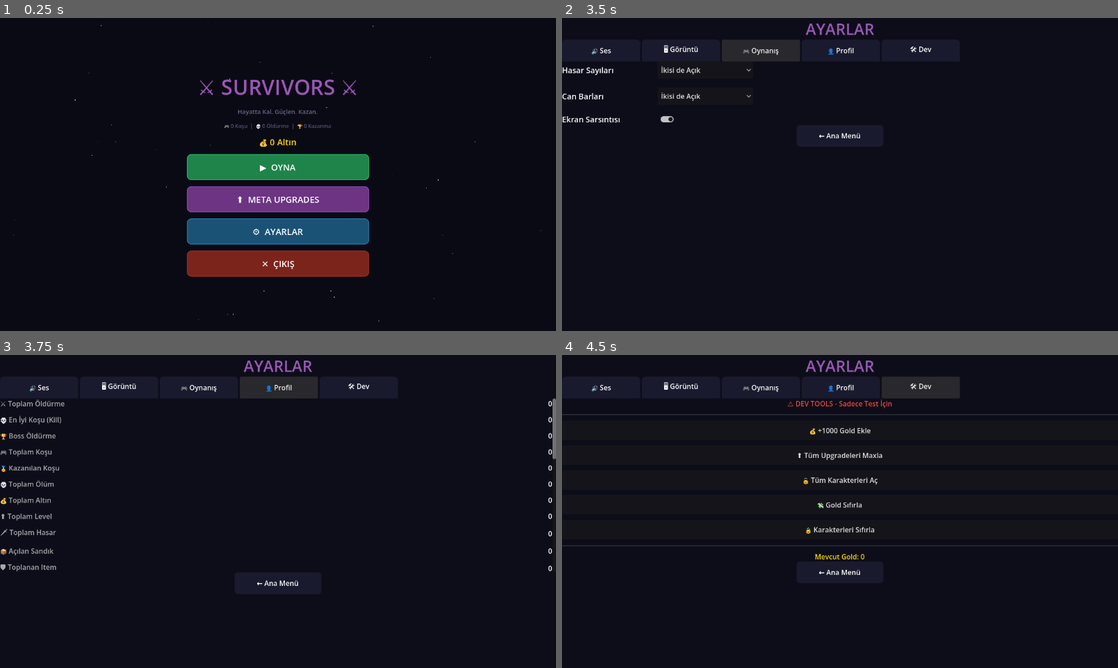
Above: before the commit, frames 1-4 (two rows, left to right).
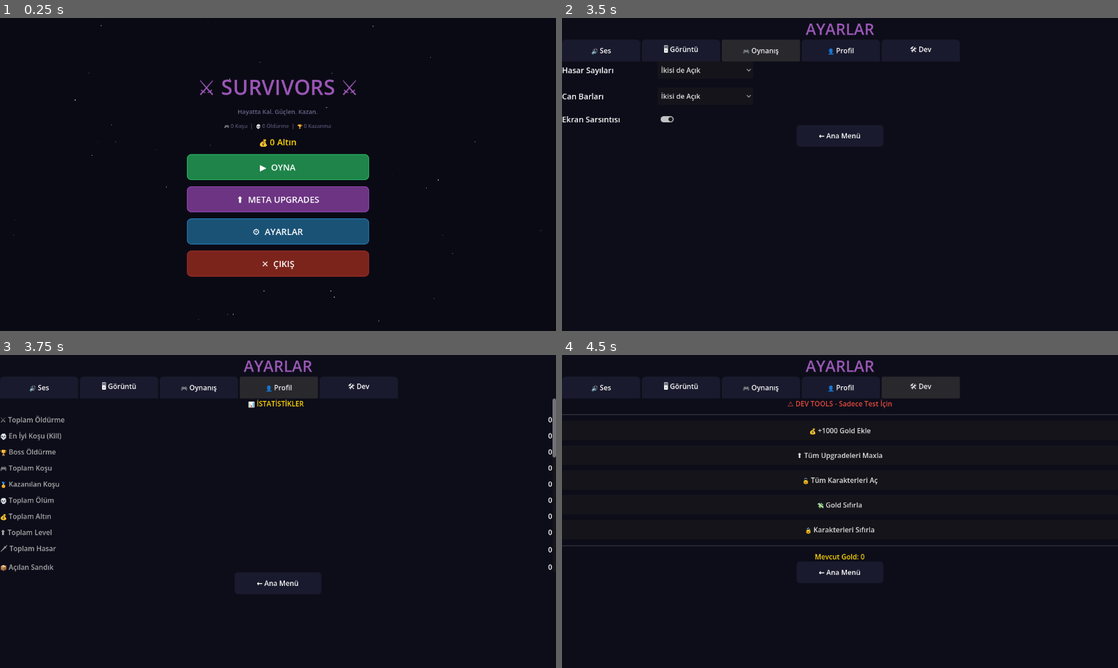
Above: after the commit, the same moments.

Repository: jegy911/survivors-clone
Game: Godot game, scene res://ui/main_menu.tscn
Two runs of this game, one before a commit and one after it. Both use one fixed random seed, a clock stepped at 60 frames per second and the inputs below. Sound files missing from this copy of the repository are replaced by a short silence.
Inputs:
- Up to frame 1 (0.25 s): no input
- Up to frame 2 (3.5 s): click "⚙ AYARLAR" at 0.5 s; click "🔊 Ses" at 1.25 s; click "🖥 Görüntü" at 2 s; click "🎮 Oynanış" at 2.75 s
- Up to frame 3 (3.75 s): click "👤 Profil" at 3.5 s
- Up to frame 4 (4.5 s): click "🛠 Dev" at 4.25 s

Frames 1-2 are identical in both runs. In frame 3, 1.4% of the frame differs, in the area x 0-100%, y 14-70%; in frame 4, nothing differs.

Commit message:
Update settings.gd

Diff:
--- a/ui/settings.gd
+++ b/ui/settings.gd
@@ -112,10 +112,8 @@
 	_add_slider(vbox, "Efekt Sesi", settings.get("sfx_volume", 1.0), func(val):
 		SaveManager.settings["sfx_volume"] = val
 		var bus = AudioServer.get_bus_index("SFX")
-		print("SFX slider changed: val=", val, " bus=", bus, " volume=", linear_to_db(val))
 		if bus >= 0:
 			AudioServer.set_bus_volume_db(bus, linear_to_db(val))
-			print("SFX bus volume after set: ", AudioServer.get_bus_volume_db(bus))
 		SaveManager.save_game()
 	)
 
@@ -301,6 +299,12 @@
 	vbox.add_theme_constant_override("separation", 14)
 	vbox.size_flags_horizontal = Control.SIZE_EXPAND_FILL
 	scroll.add_child(vbox)
+	var stats_title = Label.new()
+	stats_title.text = "📊 İSTATİSTİKLER"
+	stats_title.horizontal_alignment = HORIZONTAL_ALIGNMENT_CENTER
+	stats_title.add_theme_font_size_override("font_size", 16)
+	stats_title.add_theme_color_override("font_color", Color("#FFD700"))
+	vbox.add_child(stats_title)
 
 	var stats = [
 		["⚔ Toplam Öldürme", str(SaveManager.total_kills)],
@@ -400,7 +404,7 @@
 	SaveManager.max_survival_time = 0.0
 	SaveManager.save_game()
 	_confirm_reset_stats = false
-	_switch_tab("profil")
+	get_tree().change_scene_to_file("res://ui/main_menu.tscn")
 
 func _on_reset_full():
 	if not _confirm_reset_full:
